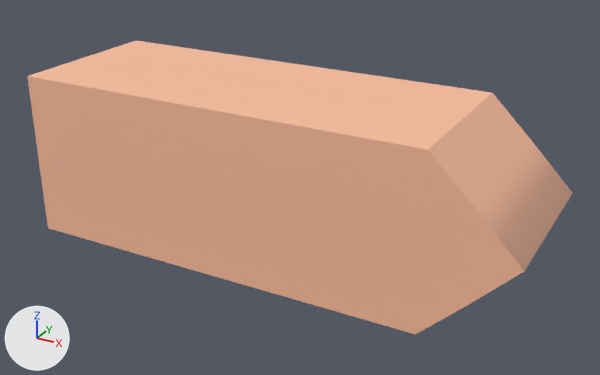
A saved change to the FBX model Assets/Prefabs/FBX/A_FBX.fbx.
Rendered twice from a camera (50 mm lens) standing at (0.022, -0.039, 0.0187) and looking at (0.0007, -0.0002, -0.0007). Every picture has the same lights, and +X, +Y and +Z are marked at lower left. Where no turn or scale is listed for an object, it has been applied to the vertices.
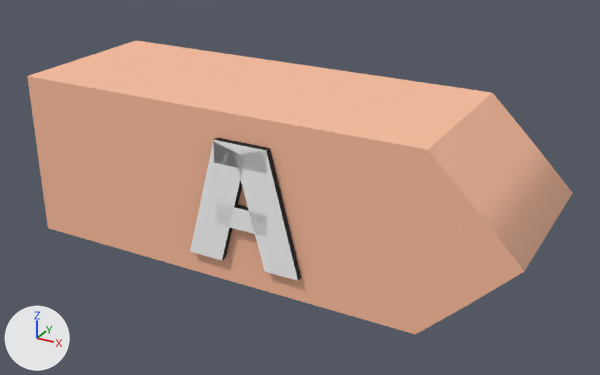
Where the newer file only moved an object's origin or applied its transform, the numbers keep the older frame.

Boxes [x1, y1, x2, y2] around the edits, measured in the pictures (600 x 375 px):
part 1 of me_mesh, added: after [190, 138, 302, 281]

What changed in the scene script:
```text
Add mat_blinn1:
    mat_blinn1 = principled_material('blinn1')
    mat_blinn1.base_color = (0.0, 0.0, 0.0)  # black #000000
    mat_blinn1.roughness = 0.749
Add mat_lambert1:
    mat_lambert1 = principled_material('lambert1')
    mat_lambert1.base_color = (0.5, 0.5, 0.5)  # grey #bcbcbc
Add mat_lambert3:
    mat_lambert3 = principled_material('lambert3')
    mat_lambert3.base_color = (1.0, 1.0, 1.0)  # white #ffffff
Change me_mesh:
    used by ob_pcube1; location = (0.0, 0.0, 0.0)
    remove me_mesh.from_pydata(...)  # 146 vertices, 144 faces; spans x -0.015..0.015, y -0.005..0.005, z -0.005..0.005
    add me_mesh.from_pydata(...)  # 182 vertices, 172 faces; spans x -0.015..0.015, y -0.0054..0.005, z -0.005..0.005
    me_mesh part 1
    24 vertices are added at x -0.0035..0.0034, y -0.0054..-0.0043, z -0.0036..0.0035
    12 new vertices lie (0.0, 0.0011, 0.0) away from vertices in x -0.0035..0.0016, y -0.0054, z -0.0036..0.0035
    8 new faces join them, mat_lambert3 (white #ffffff)
    8 new faces join them, mat_lambert1 (grey #bcbcbc)
    12 new faces join them, mat_blinn1 (black #000000)
    add me_mesh.materials.append(mat_lambert3)  # white #ffffff
    add me_mesh.materials.append(mat_lambert1)  # grey #bcbcbc
    add me_mesh.materials.append(mat_blinn1)  # black #000000
```
